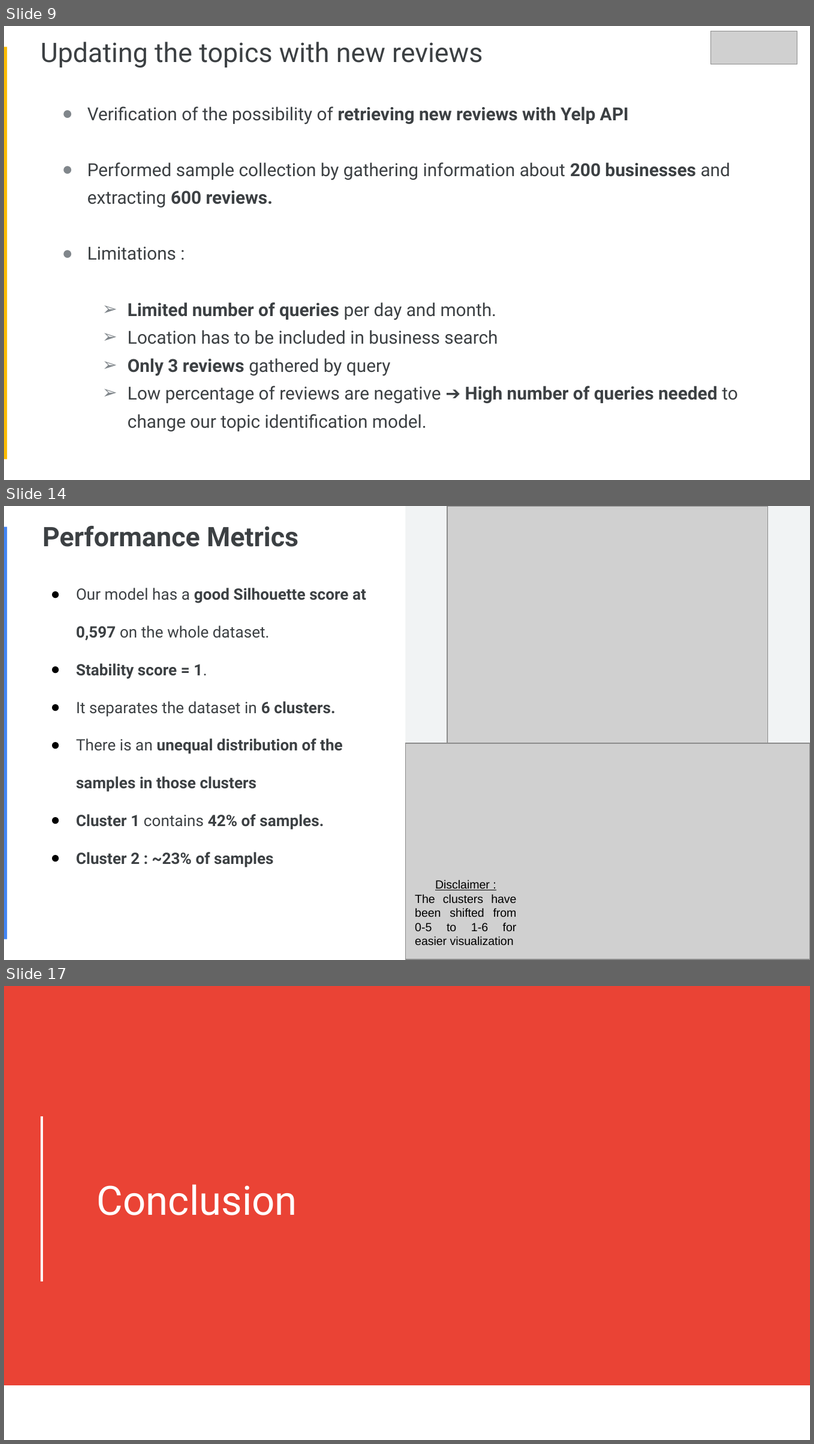
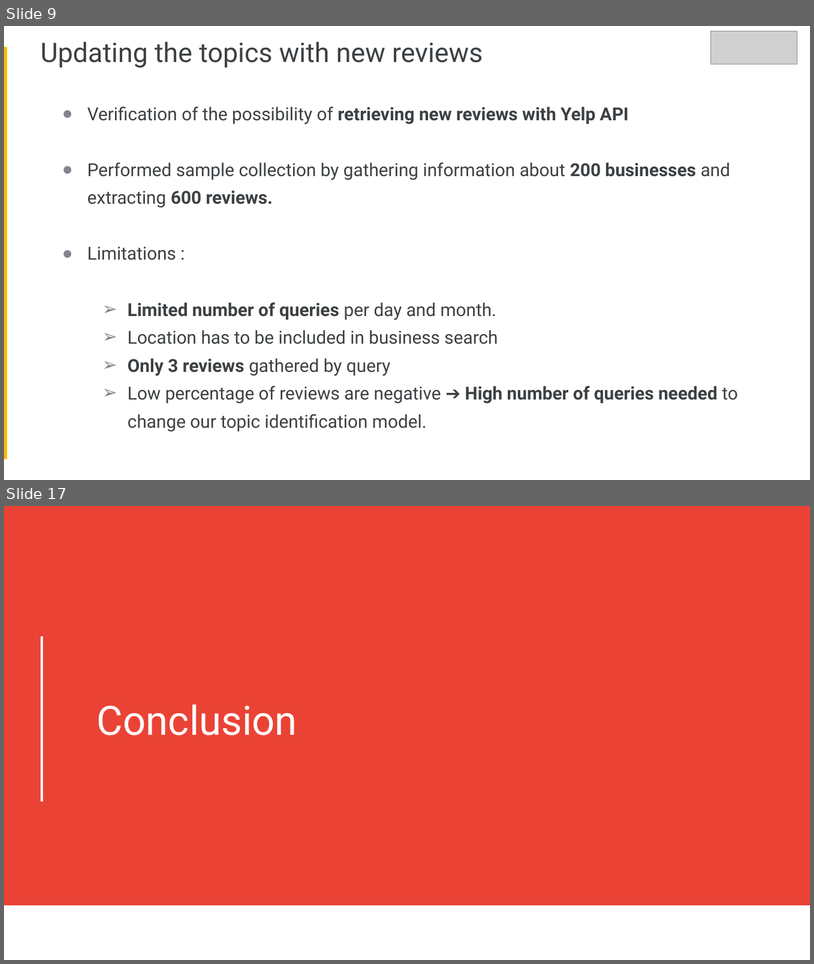
Before and after one commit to Faskill/Yelp-Reviews-Topic-Identification-and-Image-Classification, a slide deck: P6_03_Presentation.pptx. Shown one above the other, each under a label of ours: slides 9, 14 and 17 before the commit, slides 9 and 17 after it; the slides between them are not shown. The pictures are 814x1444 and 814x964 pixels, drawn with LibreOffice and Linux fonts; fonts in the diff are those of the drawing; grey boxes stand for pictures. Boxes give left, top, right and bottom in pixels: in the first picture for what was removed or moved away, otherwise in the second. Text is boxed around its words. In the diff, an @@ line names an element or a change of style, - is before the commit and + after.

```diff
--- a/P6_03_Presentation.pptx
+++ b/P6_03_Presentation.pptx
@@ slide 14 removed at [4,506,810,960], background #FFFFFF @@
@@ rectangle removed at [405,506,810,959] @@
@@ picture removed at [447,506,768,743] @@
@@ rectangle removed at [4,527,7,939] @@
@@ title removed at [42,526,299,547] @@
-Performance Metrics
@@ text removed at [76,588,366,867] @@
-● Our model has a good Silhouette score at 0,597 on the whole dataset.
-● Stability score = 1.
-● It separates the dataset in 6 clusters.
-● There is an unequal distribution of the samples in those clusters
-● Cluster 1 contains 42% of samples.
-● Cluster 2 : ~23% of samples
@@ picture removed at [405,743,810,959] @@
@@ text removed at [415,880,517,945] @@
-Disclaimer :
-The clusters have been shifted from 0-5 to 1-6 for easier visualization
```
Also in this commit, not shown: 6 slides changed, 6 slides added, 5 other slides removed.
